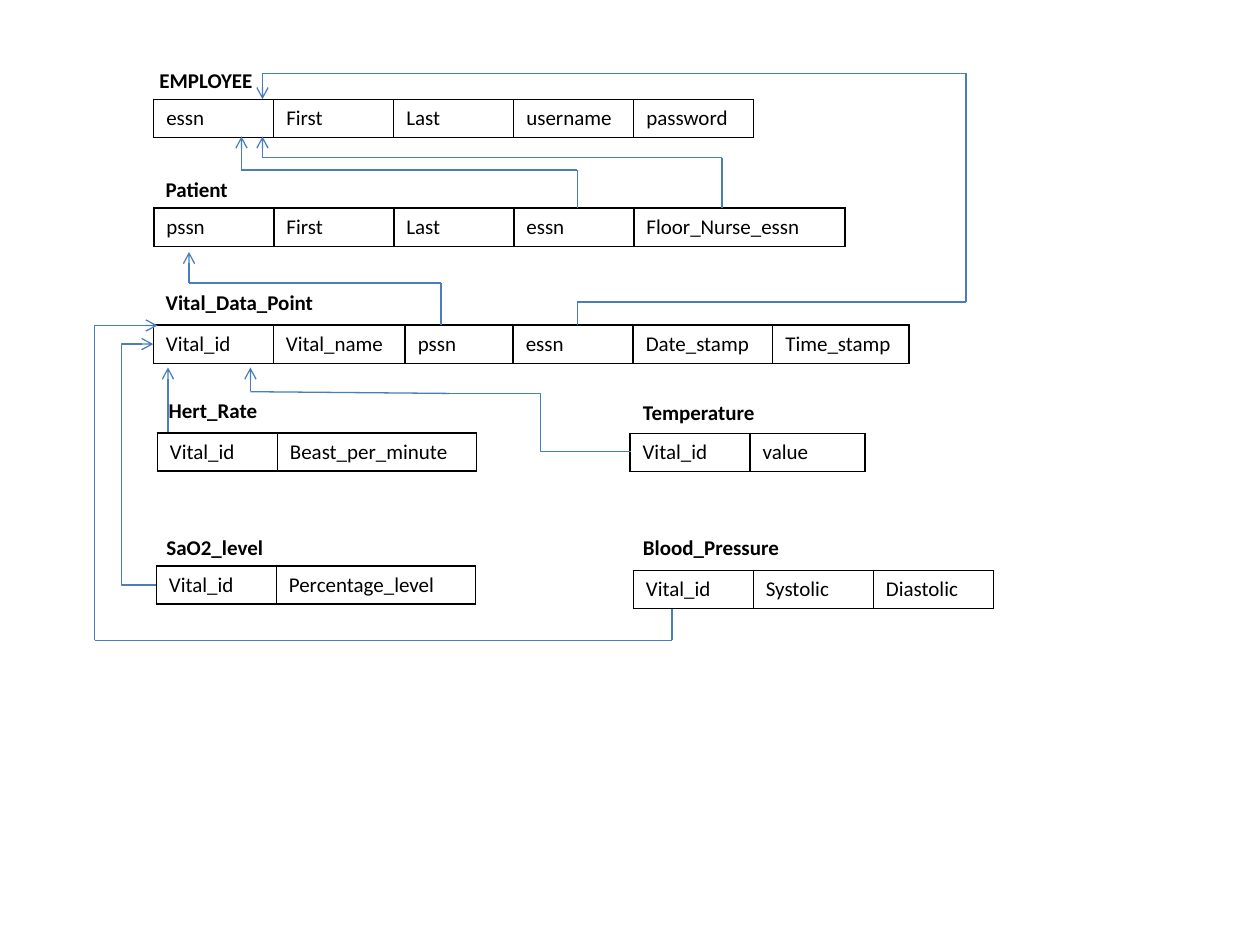
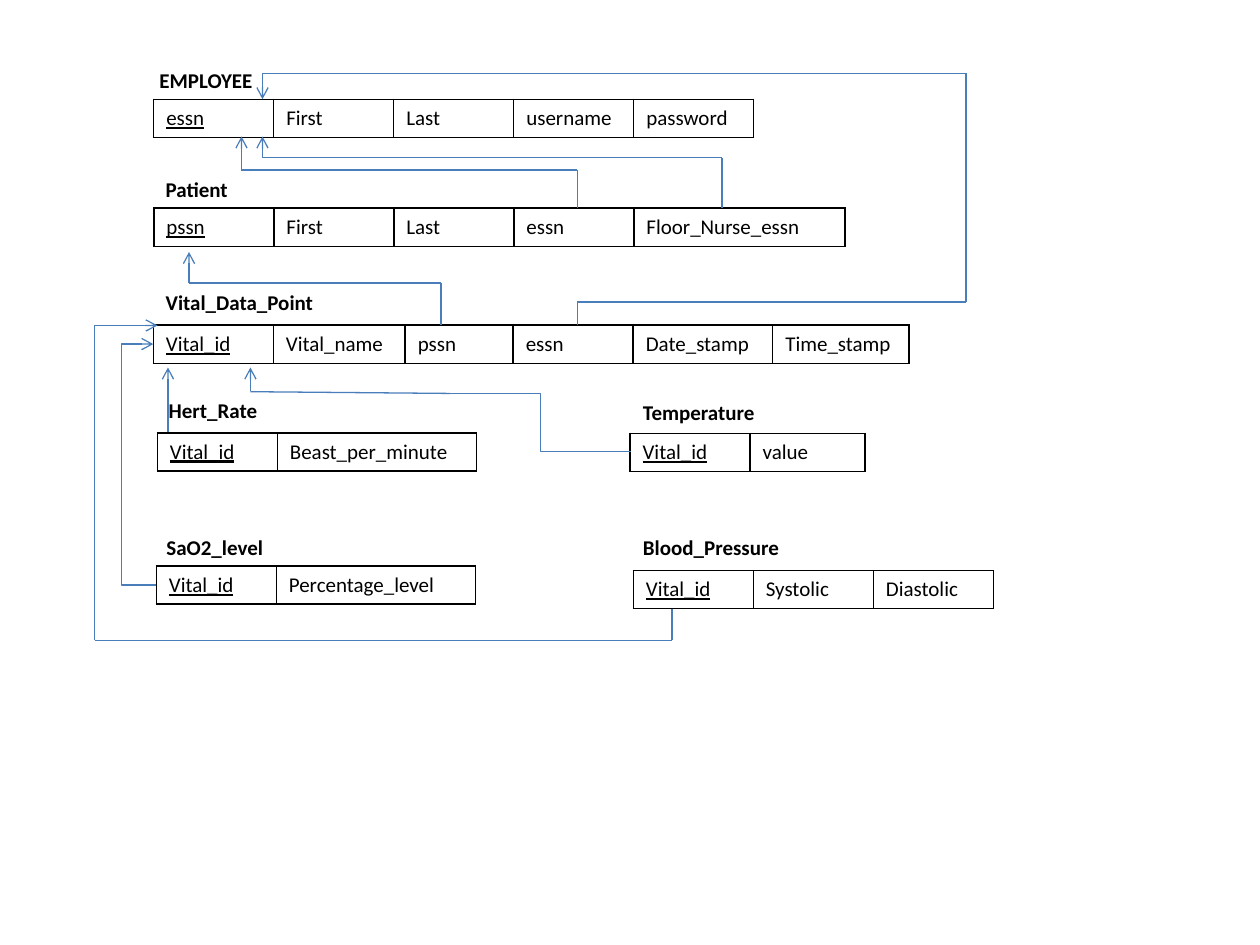
Before and after one commit to Josephtsessions/MindeRx, a slide deck: slide 1 of documentation/Database_schema_formal.pptx. Drawn at 1260x945 pixels with LibreOffice and Linux fonts; fonts in the diff are those of the drawing. Boxes give left, top, right and bottom in pixels: in the first picture for what was removed or moved away, otherwise in the second. Text is boxed around its words. In the diff, an @@ line names an element or a change of style, - is before the commit and + after.

Commit message:
update some changes on the Database_schema_formal.pptx

```diff
--- a/documentation/Database_schema_formal.pptx
+++ b/documentation/Database_schema_formal.pptx
@@ table at (x1=154, y1=100, x2=752, y2=137) @@
@@ underline on in "essn" @@
@@ table at (x1=154, y1=208, x2=844, y2=359) @@
@@ underline on in "pssn" @@
@@ table at (x1=154, y1=325, x2=910, y2=363) @@
@@ underline on in "Vital_id" @@
@@ table at (x1=158, y1=433, x2=476, y2=471) @@
@@ underline on in "Vital_id" @@
@@ table at (x1=630, y1=433, x2=864, y2=471) @@
@@ underline on in "Vital_id" @@
@@ table at (x1=156, y1=566, x2=475, y2=604) @@
@@ underline on in "Vital_id" @@
@@ table at (x1=634, y1=571, x2=993, y2=609) @@
@@ underline on in "Vital_id" @@
```
